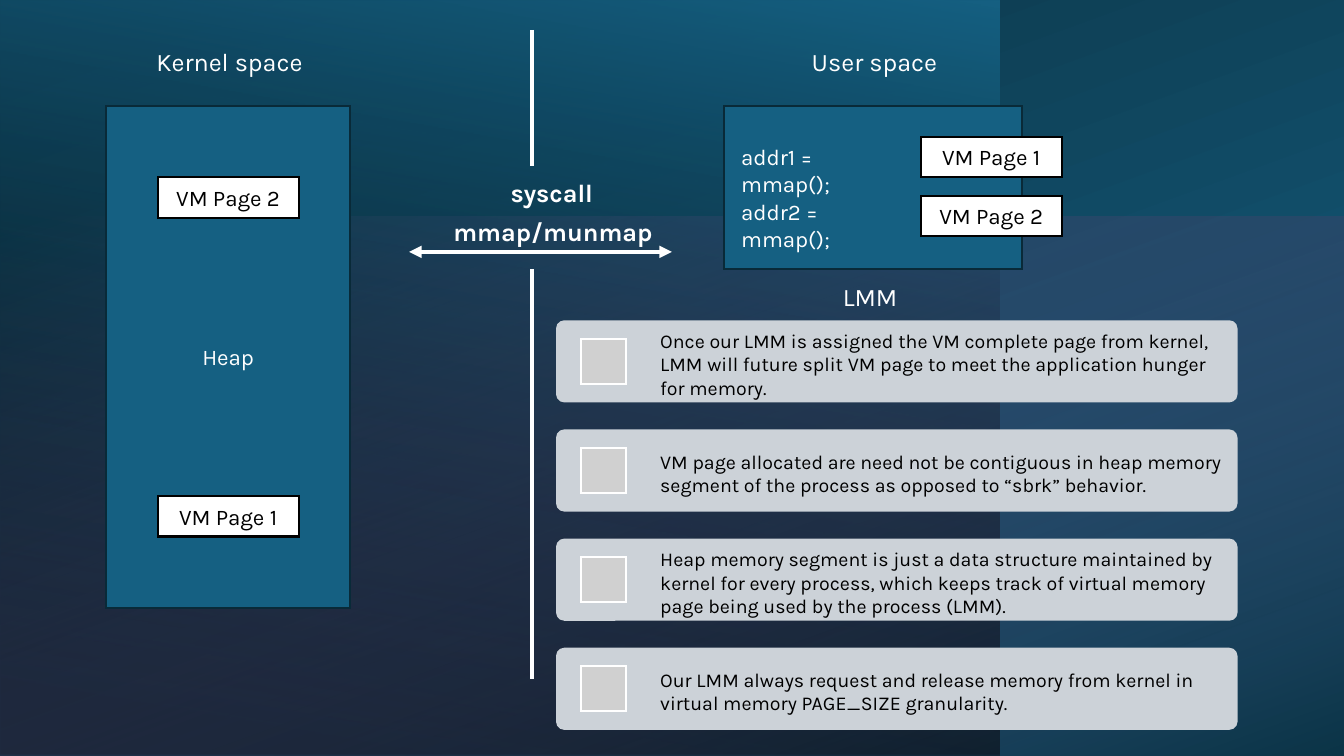
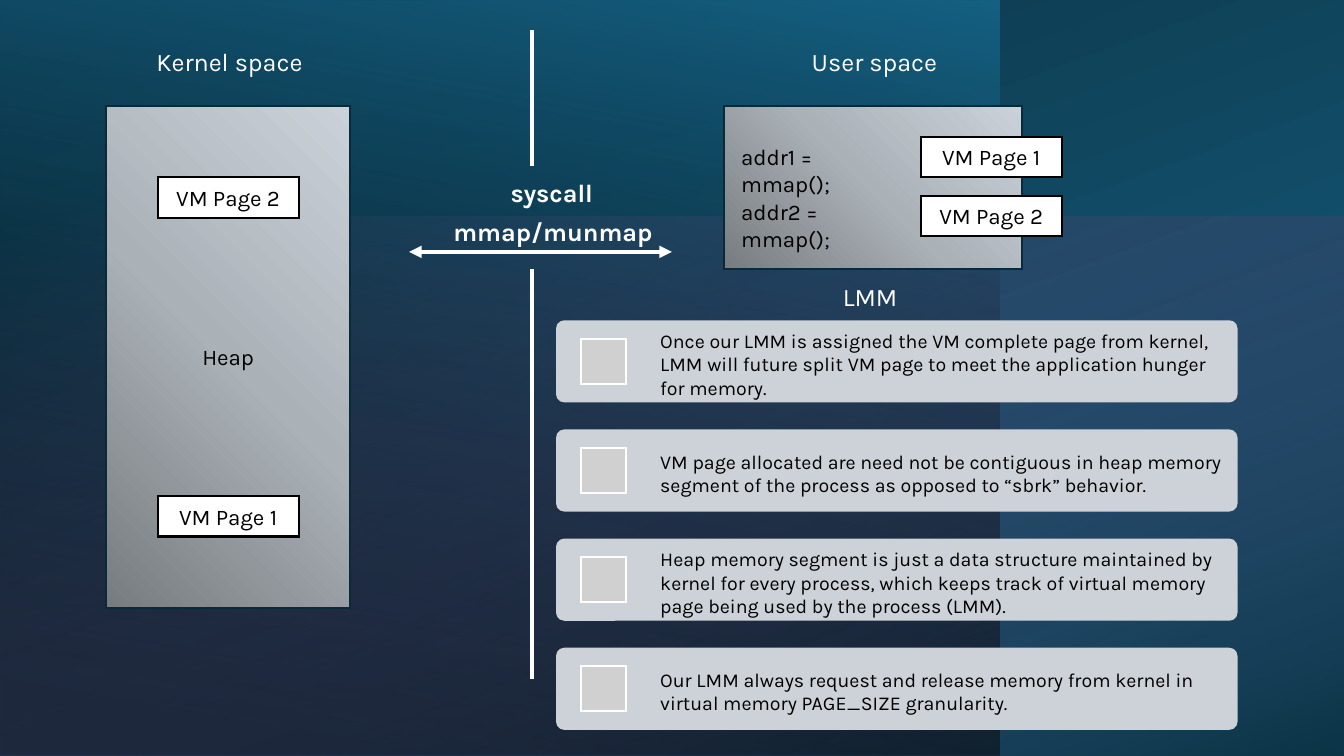
Before and after one commit to Mahmoud-Abdelraouf/STmicro-System-Programming-under-Linux, a slide deck: slide 9 of 04.Advanced/Tasks/Heap_Memory_Manager/HeapMemoryManager.pptx. Drawn at 1344x756 pixels with LibreOffice and Linux fonts; fonts in the diff are those of the drawing; grey boxes stand for pictures. Boxes give left, top, right and bottom in pixels: in the first picture for what was removed or moved away, otherwise in the second. Text is boxed around its words. In the diff, an @@ line names an element or a change of style, - is before the commit and + after.

```diff
--- a/04.Advanced/Tasks/Heap_Memory_Manager/HeapMemoryManager.pptx
+++ b/04.Advanced/Tasks/Heap_Memory_Manager/HeapMemoryManager.pptx
@@ rectangle "Heap" at box(107, 106, 351, 608): text colour #FFFFFF to #000000; fill #156082 to gradient #787C81 to #ABB1B7 to #CBD2D9 @@
@@ rectangle at box(724, 106, 1022, 269): fill #156082 to gradient #787C81 to #ABB1B7 to #CBD2D9 @@
@@ text "addr1 = mmap();" at box(741, 150, 830, 197): text colour #FFFFFF to #000000 @@
@@ text "addr2 = mmap();" at box(741, 205, 830, 252): text colour #FFFFFF to #000000 @@
```
Also in this commit, not shown: 18 other slides changed, 10 slides added.
